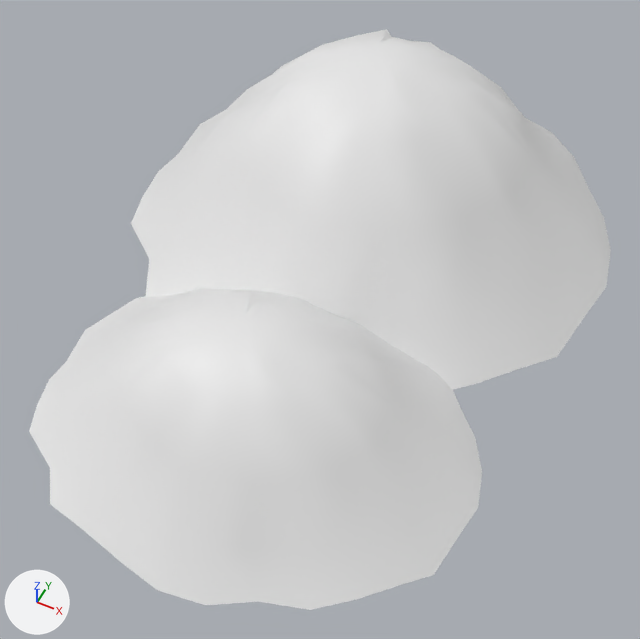
Renders of the FBX model map/Crystal Woods/dirtpile/dirtpile.fbx from each side of a commit.
Rendered twice from a 50 mm lens placed at (-73.27, -278.31, 7.55), pointed at (-76.82, -271.2, -1.33). Every picture has the same lights, and +X, +Y and +Z are marked at lower left. Where no turn or scale is listed for an object, it has been applied to the vertices.
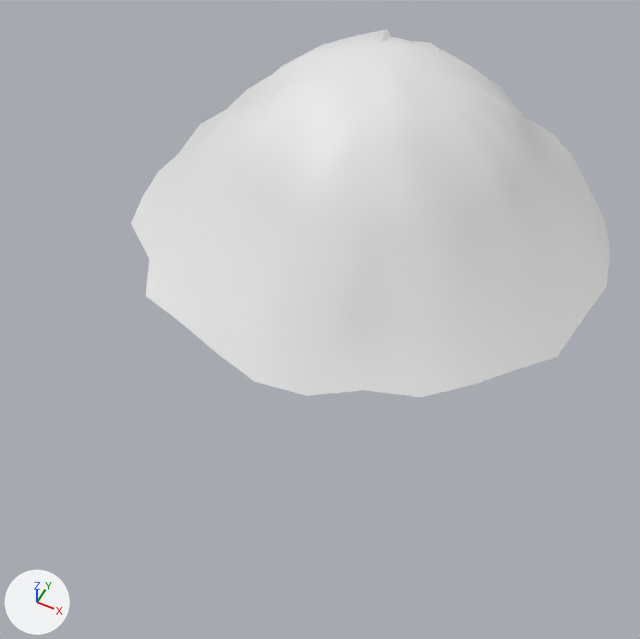
The change, as a diff of the scene's bpy script:
```diff
--- a/map/Crystal Woods/dirtpile/dirtpile.fbx.py
+++ b/map/Crystal Woods/dirtpile/dirtpile.fbx.py
@@ me_cone_058 @@
 me_cone_058.from_pydata(...)  # 141 vertices, 278 faces; spans x -2.85..2.91, y -2.41..2.33, z -1.32..0.38
+# me_cone_058 part 1: the whole mesh is multiplied about the mesh origin by the matrix ((0.347, 0.017, 0.0), (-0.021, 0.431, 0.0), (0.0, 0.0, 1.084))
@@ ob_cone_003 @@
-ob_cone_003 = bpy.data.objects.new('Cone.003', me_cone_059)
+ob_cone_003 = bpy.data.objects.new('Cone.003', me_cone_058)
 ob_cone_003.location = (-77.23, -268.54, 0.44)
@@ ob_cone_002 @@
-ob_cone_002 = bpy.data.objects.new('Cone.002', me_cone_058)
-ob_cone_002.location = (-76.88, -272.89, -0.31)
```

What differs and where, as boxes (x1, y1, x2, y2) in the pictures (640 x 639 px; the box of a moved part takes in the faces that stretch with it):
'Cone.002', deleted: before (29, 288, 482, 610)
part 1 of me_cone_058, moved or reshaped: before (29, 296, 482, 610); after (146, 293, 455, 397)
